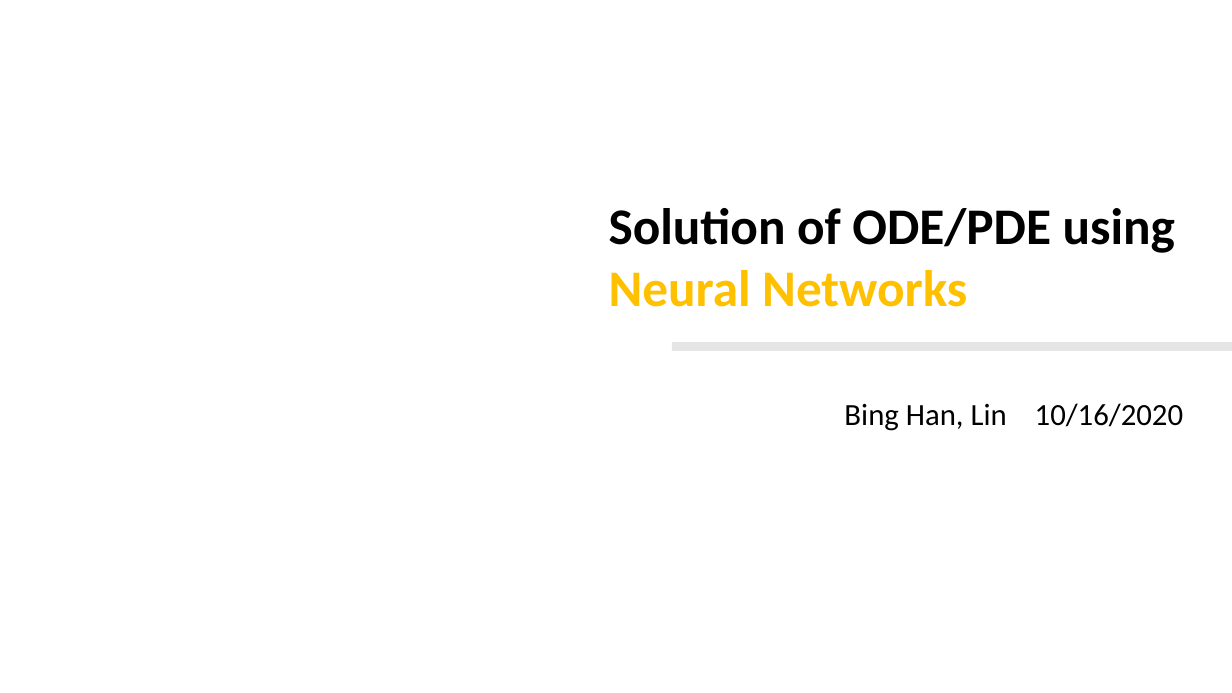
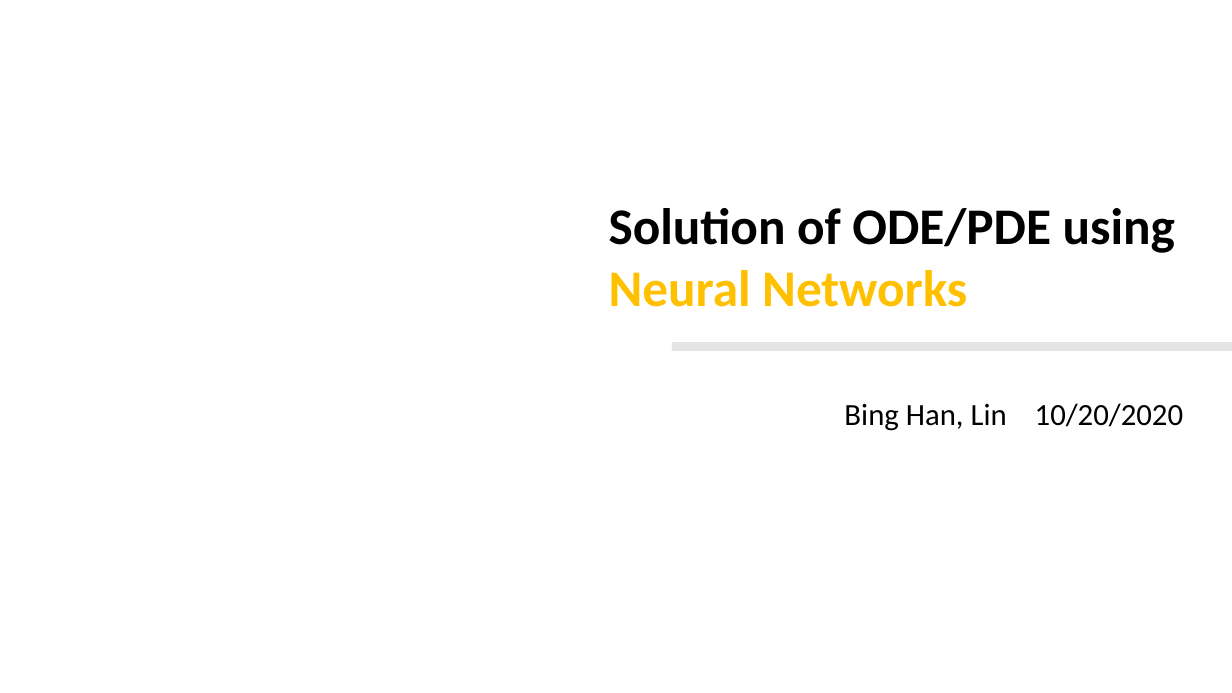
Before and after one commit to BingHanLin/Learn_ML, a slide deck: slide 1 of Neural Networks for Differential Equations/NN for PDE.pptx. Drawn at 1232x693 pixels with LibreOffice and Linux fonts; fonts in the diff are those of the drawing; background and template pictures are left out. Boxes give left, top, right and bottom in pixels: in the first picture for what was removed or moved away, otherwise in the second. Text is boxed around its words. In the diff, an @@ line names an element or a change of style, - is before the commit and + after.

```diff
--- a/Neural Networks for Differential Equations/NN for PDE.pptx
+++ b/Neural Networks for Differential Equations/NN for PDE.pptx
@@ text at <box>844,403,1184,431</box>: text changed @@
-Bing Han, Lin 10/16/2020
+Bing Han, Lin 10/20/2020
```
Also in this commit, not shown: 14 other slides changed, 3 slides added, 1 slide removed.
